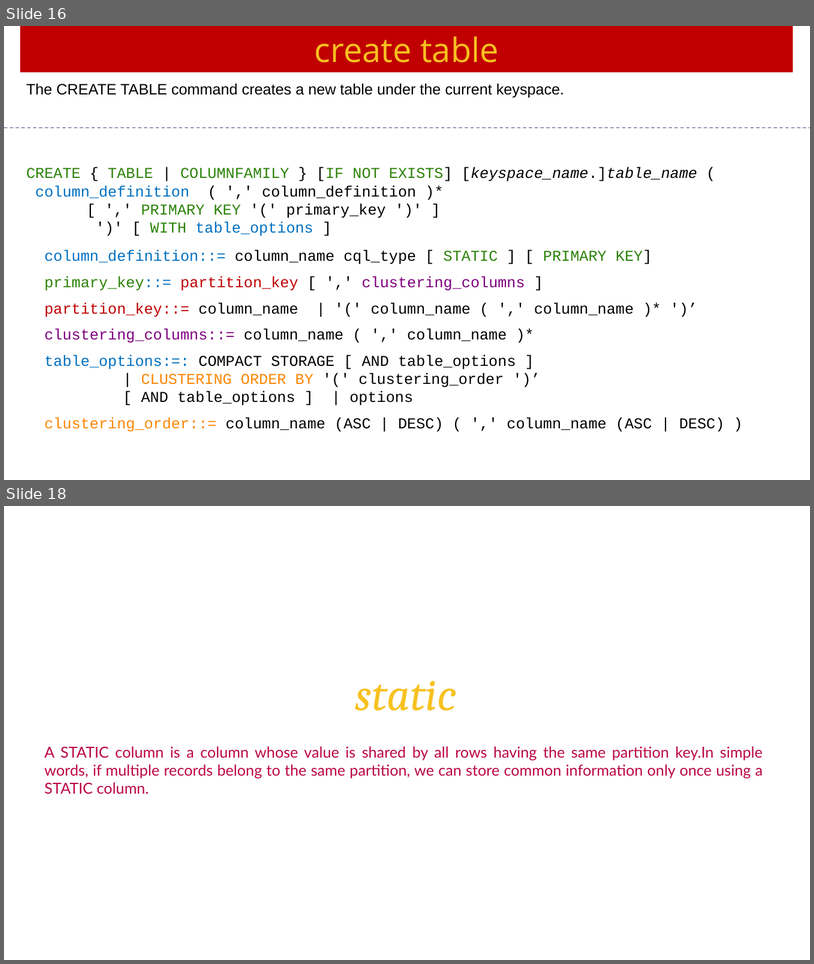
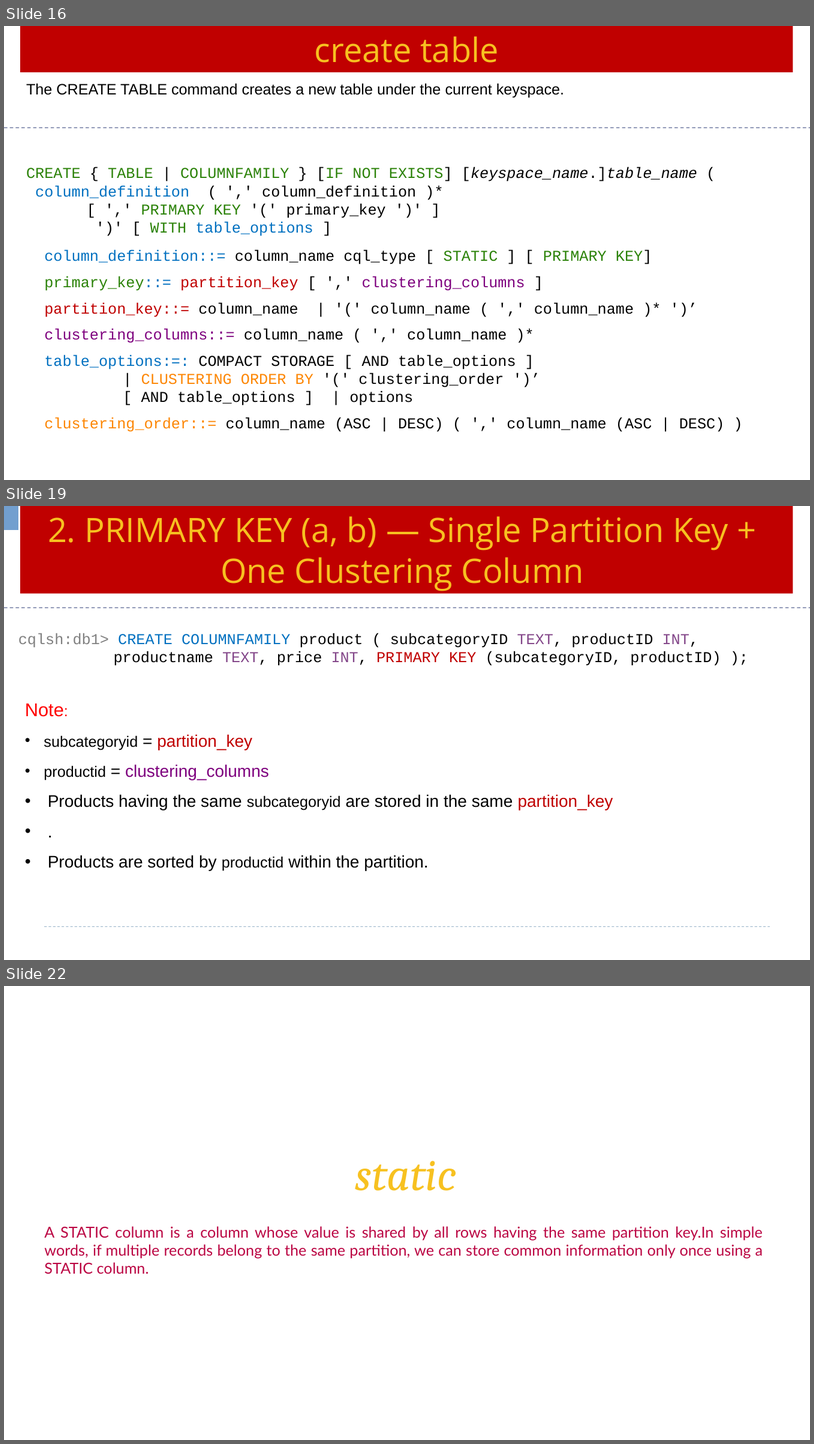
Before and after one commit to Saleel-Bagde/PPT-s, a slide deck: Cassandra Ver3.pptx. Shown one above the other, each under a label of ours: slides 16 and 18 before the commit, slides 16, 19 and 22 after it; the slides between them are not shown. The pictures are 814x964 and 814x1444 pixels, drawn with LibreOffice and Linux fonts; fonts in the diff are those of the drawing. Boxes give left, top, right and bottom in pixels: in the first picture for what was removed or moved away, otherwise in the second. Text is boxed around its words. In the diff, an @@ line names an element or a change of style, - is before the commit and + after.

```diff
--- a/Cassandra Ver3.pptx
+++ b/Cassandra Ver3.pptx
@@ slide 19 added at bbox=[4, 506, 810, 960], background #FFFFFF @@
@@ table added at bbox=[4, 506, 18, 530], 1 rows, 1 columns @@
+
@@ rectangle added at bbox=[20, 506, 794, 594], fill #C00000, 40 pt, text #F7C120 @@
+2. PRIMARY KEY (a, b) — Single Partition Key +
+One Clustering Column
@@ line added from (4, 607) to (810, 607), #6E78A0 0.99 pt dashed @@
@@ text added at bbox=[18, 633, 721, 666], 18 pt, text #000000 @@
+cqlsh:db1> CREATE COLUMNFAMILY product ( subcategoryID TEXT, productID INT, productname TEXT, price INT, PRIMARY KEY (subcategoryID, productID) );
@@ text added at bbox=[25, 703, 614, 871], 20 pt, text #000000 @@
+Note:
+• subcategoryid = partition_key
+• productid = clustering_columns
+• Products having the same subcategoryid are stored in the same partition_key
+• .
+• Products are sorted by productid within the partition.
@@ line added from (45, 927) to (770, 927), #9FB8CD 0.75 pt dashed @@
@@ what was slide 18 is now slide 22 @@
```
Also in this commit, not shown: 1 slide changed, 3 other slides added.
